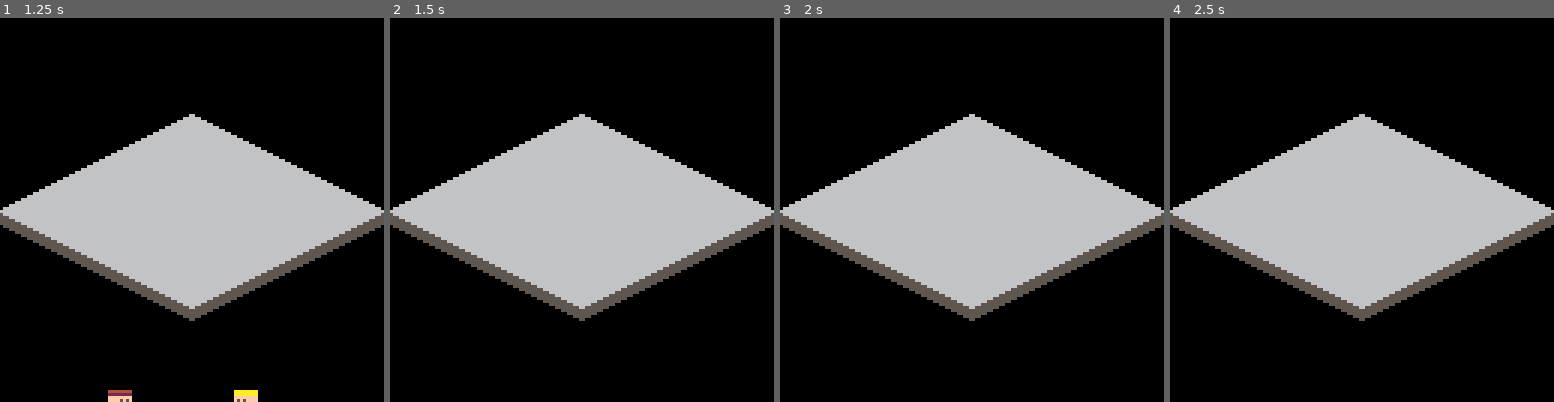
Above: before the commit, frames 1-4 (left to right).
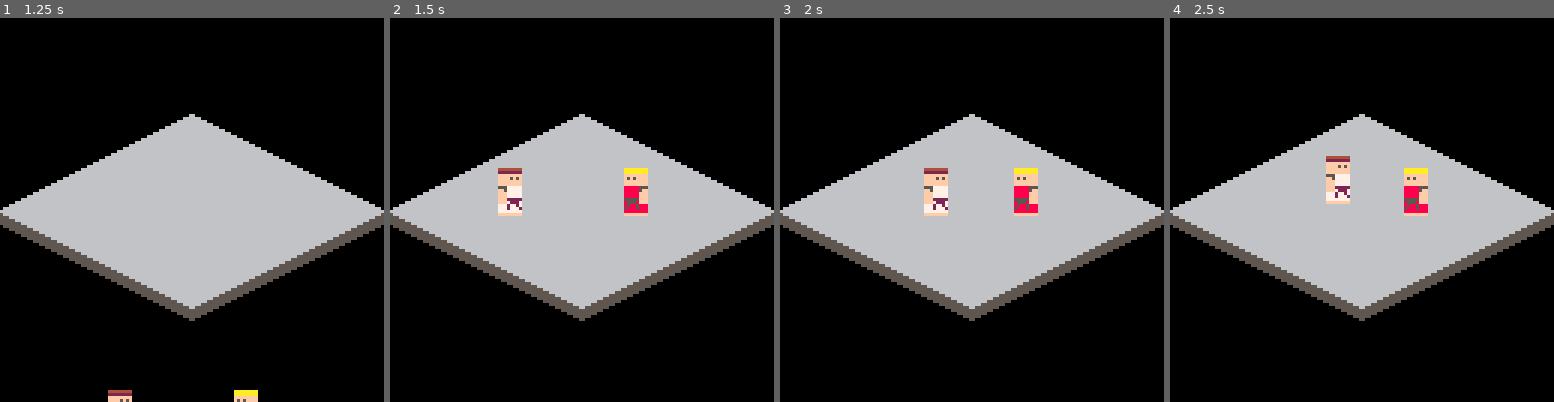
Above: after the commit, the same moments.

Repository: Trifectuh/Fantasy-Console-Projects
Game: PICO-8 cartridge isofight.p8
Two runs of this game, one before a commit and one after it. Both use one fixed random seed, a clock stepped at 60 frames per second and the inputs below.
Inputs:
- Up to frame 1 (1.25 s): tap X (X key) at 0.33, 1.07 s; tap O (Z key) at 0.7 s
- Up to frame 2 (1.5 s): no input
- Up to frame 3 (2 s): hold Right from 1.6 s (still down); tap O (Z key) at 1.7 s; tap X (X key) at 1.85 s
- Up to frame 4 (2.5 s): release Right at 2.1 s; tap O (Z key) at 2.1 s; hold Up 2.15-2.42 s; hold Right from 2.47 s (still down)

Frame 1 is identical in both runs. In frame 2, 1.6% of the frame differs, in the area x 28-68%, y 39-52%; in frame 3, 1.6%; in frame 4, 1.6%.

Commit message:
rudimentary respawn

Diff:
--- a/isofight.p8
+++ b/isofight.p8
@@ -9,10 +9,11 @@
  --init player characters
 	p={{sprnum=0,drc=false,x=36,
 		   y=50,dx=0,dy=0,hp=50,
-					stock=5,id=1},
+					stock=5,id=1,sx=36,sy=50},
 				{sprnum=32,drc=true,x=78,
 					y=50,dx=0,dy=0,hp=50,
-				 stock=5,id=2}} end
+				 stock=5,id=2,sx=78,sy=50}}
+end
 
 function _update60()
  --check for win conditions
@@ -60,12 +61,16 @@
  clr=6
  if pget(c.x-1,c.y+17)!=clr
  and pget(c.x+8,c.y+17)!=clr
-  then
-  	if c.felly==nil then
+  then if c.felly==nil then
   		c.felly=c.y end
   	c.falling=true end
- if c.falling == true then
+ if c.falling==true then
   c.y+=1 end
+ if c.falling==true
+ and c.y>128 then
+ 	c.falling=false
+ 	c.x=c.sx c.y=c.sy
+ 	c.felly=nil end
 end
 
 function fellofftop(c)
